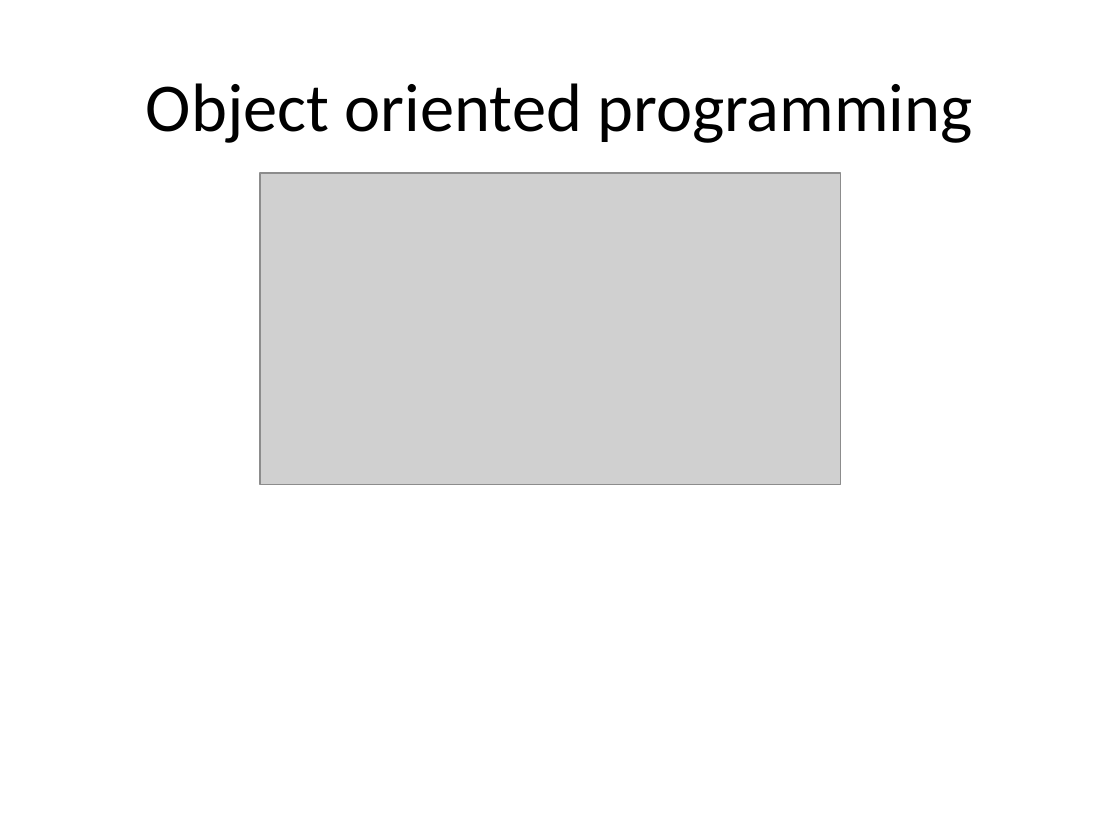
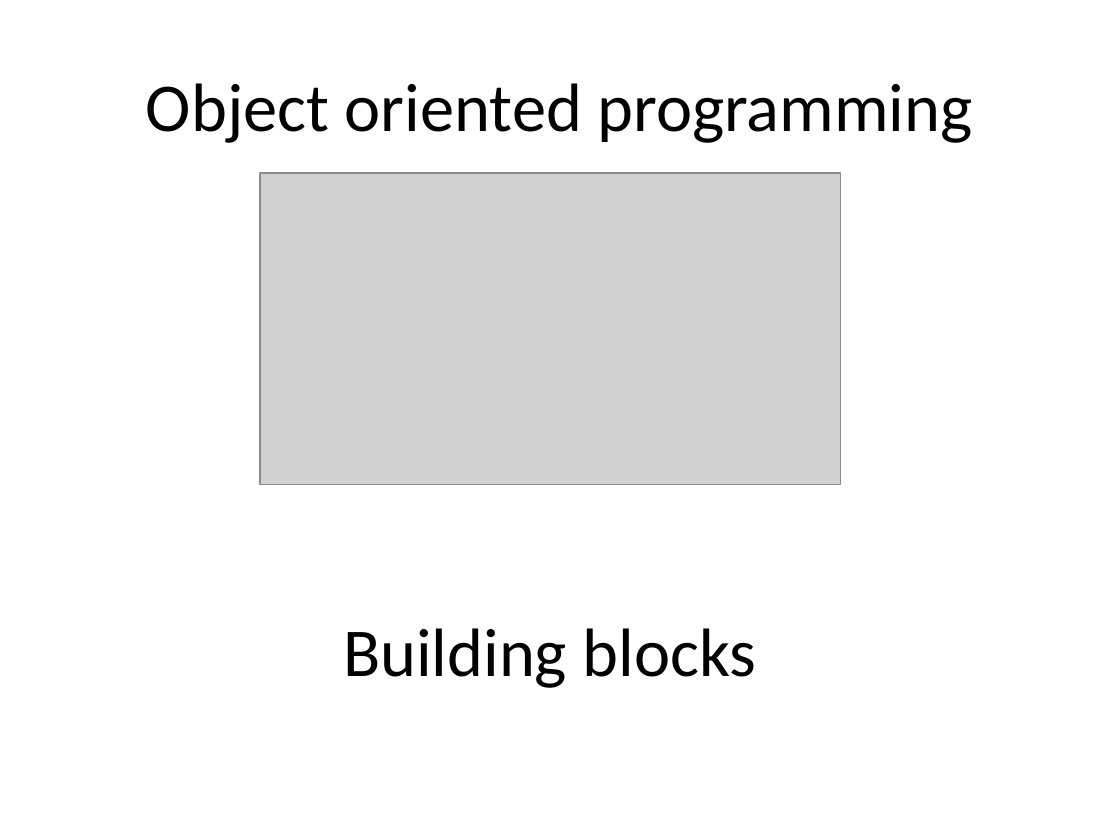
Before and after one commit to nulinspiratie/SilQ, a slide deck: slide 5 of personal/Steffi/How to presentation.pptx. Drawn at 1120x840 pixels with LibreOffice and Linux fonts; fonts in the diff are those of the drawing; grey boxes stand for pictures. Boxes give left, top, right and bottom in pixels: in the first picture for what was removed or moved away, otherwise in the second. Text is boxed around its words. In the diff, an @@ line names an element or a change of style, - is before the commit and + after.

```diff
--- a/personal/Steffi/How to presentation.pptx
+++ b/personal/Steffi/How to presentation.pptx
@@ text added at [343, 628, 757, 688], 44 pt, text #000000 @@
+Building blocks
```
Also in this commit, not shown: 8 other slides changed, 15 slides added, 4 slides removed, 2 other files.
